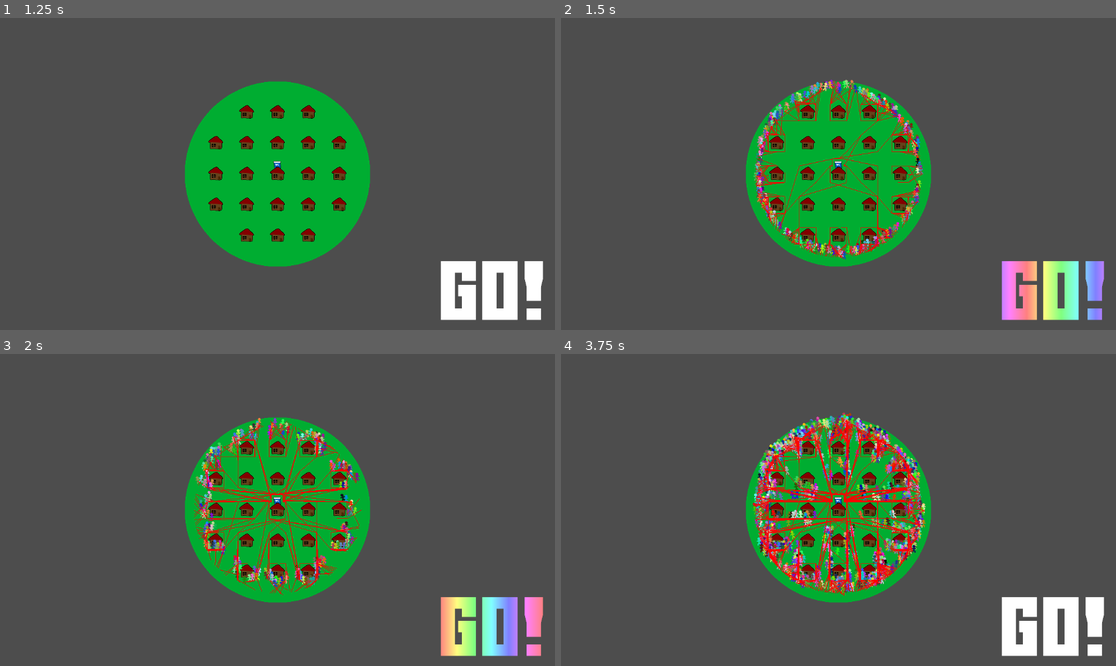
Above: before the commit, frames 1-4 (two rows, left to right).
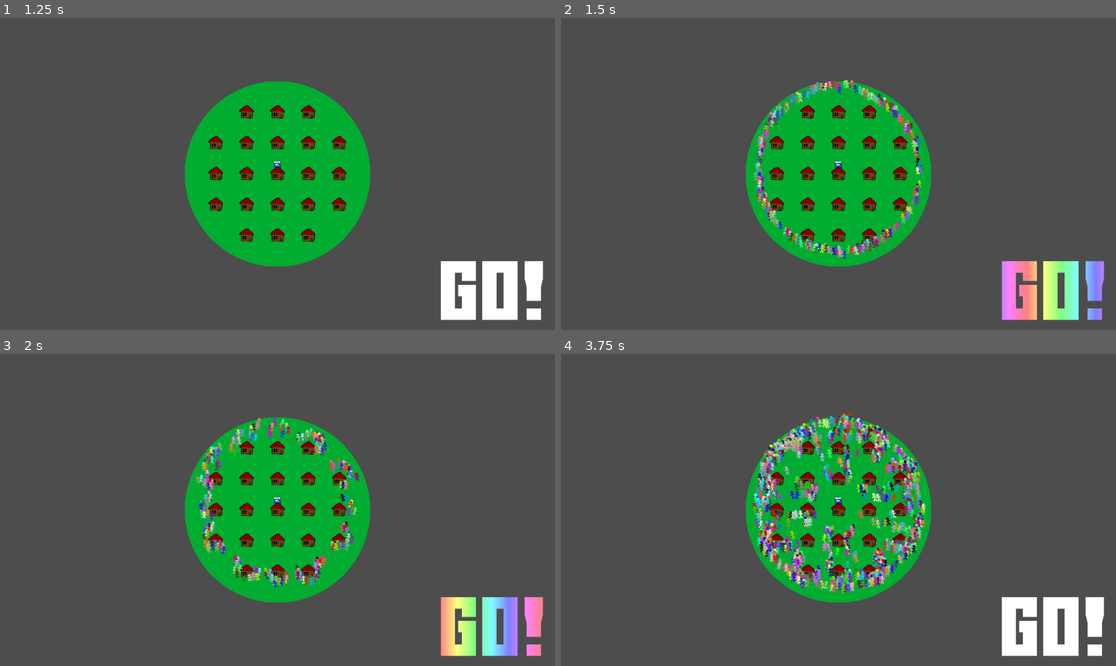
Above: after the commit, the same moments.

Repository: Viggzta/gmtk-jam-2024
Game: Godot game, scene res://main_menu.tscn
The game is run twice, just before and just after one commit, with the same random seed, the same clock (stepped at 60 frames per second) and the same inputs.
Inputs (mouse positions are in pixels of both pictures, inside the frame that each line leads up to):
- Up to frame 1 (1.25 s): click (271, 130) at 0.5 s
- Up to frame 2 (1.5 s): click (1054, 289) at 1.25 s
- Up to frame 3 (2 s): no input
- Up to frame 4 (3.75 s): click (1054, 625) at 2 s; click (1054, 625) at 2.75 s; tap Enter at 3.5 s; move the mouse to (960, 494) at 3.52 s; tap B at 3.6 s; click (960, 494) at 3.67 s

Frame 1 is identical in both runs. In frame 2, 2.0% of the frame differs, in the area x 34-66%, y 21-78%; in frame 3, 2.6%; in frame 4, 4.3%, in the area x 34-66%, y 20-78%.

Commit message:
stuff

Diff:
--- a/src/scenes/camera.gd
+++ b/src/scenes/camera.gd
@@ -1,11 +1,20 @@
 extends Camera2D
+
+var target_zoom: Vector2
 
 func _ready() -> void:
 	zoom = Vector2.ONE * 0.25
+	target_zoom = zoom
+
+func _process(delta: float) -> void:
+	zoom = zoom.move_toward(target_zoom, delta*5)
 
 func _input(event: InputEvent) -> void:
 	if event is InputEventMouseButton:
 		if event.button_index == MOUSE_BUTTON_WHEEL_DOWN:
-			zoom /= 2
+			target_zoom -= Vector2(0.1, 0.1)
+			if target_zoom.x < 0.2:
+				target_zoom = Vector2(0.2, 0.2)
+
 		if event.button_index == MOUSE_BUTTON_WHEEL_UP:
-			zoom *= 2
+			target_zoom += Vector2(0.1, 0.1)
--- a/src/scenes/npc/dude.tscn
+++ b/src/scenes/npc/dude.tscn
@@ -23,7 +23,6 @@
 [node name="NavigationAgent2D" type="NavigationAgent2D" parent="."]
 path_max_distance = 1845.0
 radius = 56.3
-debug_enabled = true
 
 [node name="Area2D" type="Area2D" parent="."]
 collision_layer = 2
Not shown: 1 places in src/scenes/levels/the_level.tscn that only renumber resources
